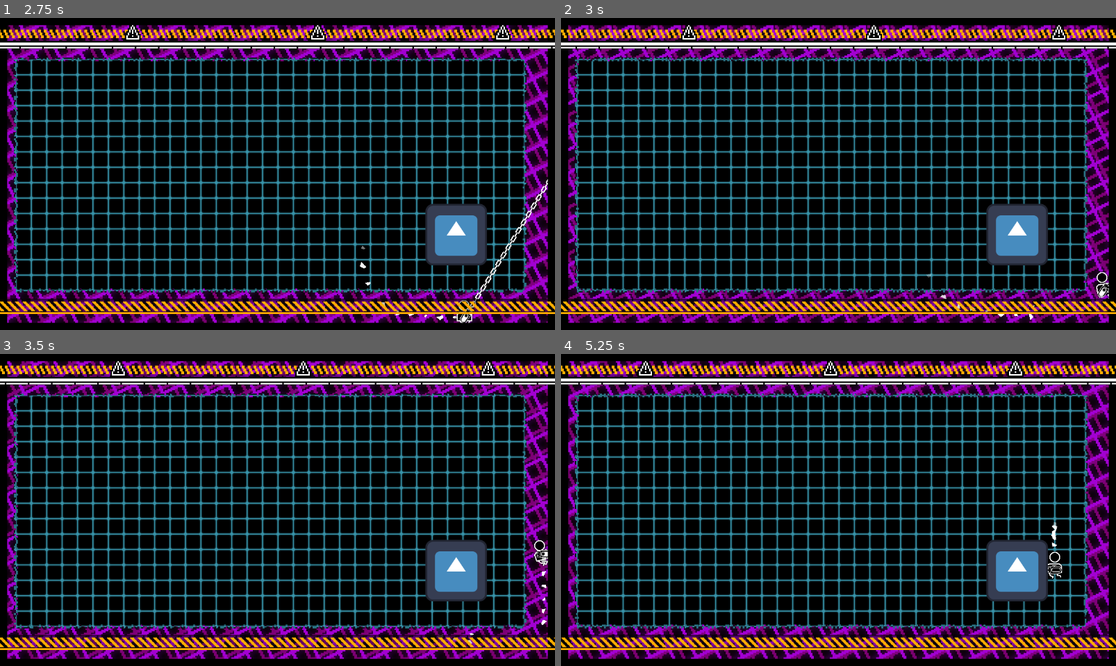
Above: before the commit, frames 1-4 (two rows, left to right).
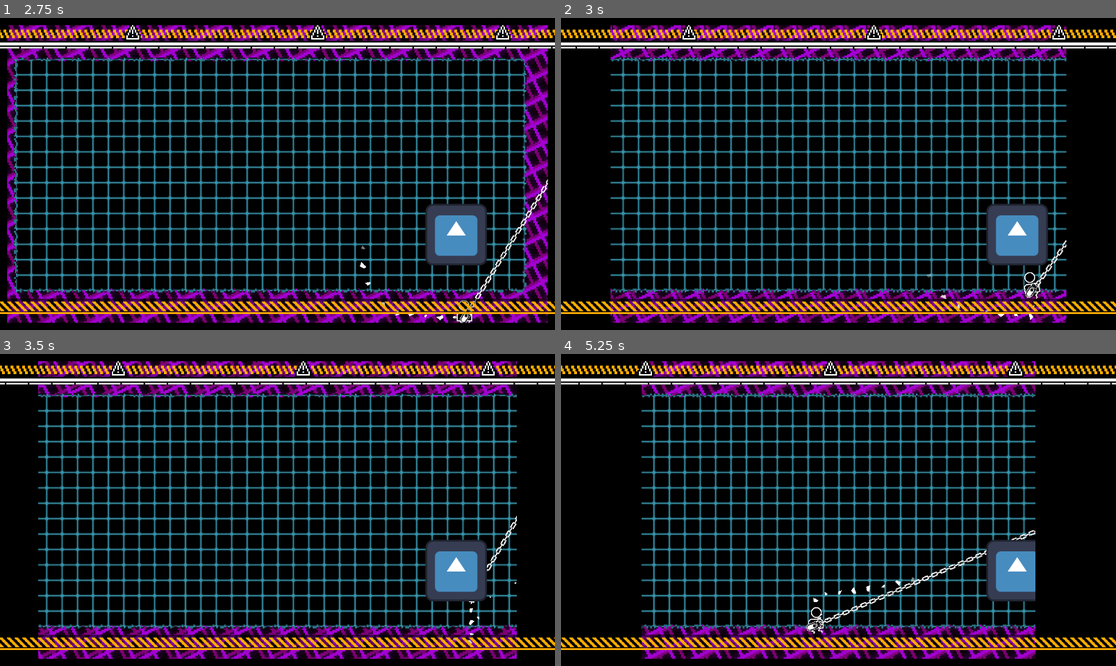
Above: after the commit, the same moments.

Repository: SomeSortOfSam/Hardest_Drive
Game: Godot game, scene res://scenes/gamplay.tscn
Same seed, same stepped clock (60 frames per second), same inputs: the game is played once before the commit and once after it. The engine's default icon, where the game draws it, is replaced by a stand-in: a white triangle on a blue panel in a dark square. Sound files missing from this copy of the repository are replaced by a short silence.
Inputs (mouse positions are in pixels of both pictures, inside the frame that each line leads up to):
- Up to frame 1 (2.75 s): move the mouse to (399, 158) at 0.52 s; hold D (player_right) 0.53-1.28 s; click (399, 158) at 0.67 s; move the mouse to (166, 189) at 1.27 s; hold S (player_down) 1.28-2.03 s; move the mouse to (333, 105) at 2.02 s; hold D (player_right) from 2.03 s (still down)
- Up to frame 2 (3 s): move the mouse to (810, 236) at 2.77 s; release D (player_right) at 2.78 s; hold W (player_up) from 2.78 s (still down); click (810, 236) at 2.92 s
- Up to frame 3 (3.5 s): keep holding W (player_up)
- Up to frame 4 (5.25 s): move the mouse to (1005, 556) at 3.52 s; release W (player_up) at 3.53 s; hold A (player_left) 3.53-5.03 s; move the mouse to (672, 463) at 4.27 s; move the mouse to (866, 510) at 5.02 s; hold S (player_down) from 5.03 s (still down); click (866, 510) at 5.17 s

Frame 1 is identical in both runs. In frame 2, 8.9% of the frame differs, in the area x 1-99%, y 2-98%; in frame 3, 6.9%; in frame 4, 14%.

Commit message:
Fixed that pulling towards physics objects happened on letterbox

Diff:
--- a/project.godot
+++ b/project.godot
@@ -54,8 +54,11 @@
 [layer_names]
 
 2d_physics/layer_1="LetterBoxes"
+2d_physics/layer_2="Barriers"
 2d_physics/layer_3="HurtBoxes"
 2d_physics/layer_4="HitBoxes"
+2d_physics/layer_5="TileMap"
+2d_physics/layer_6="SceneObjects"
 
 [rendering]
 
--- a/scenes/gamplay.tscn
+++ b/scenes/gamplay.tscn
@@ -1079,6 +1079,8 @@
 texture_mode = 1
 
 [node name="StaticBody2D" type="StaticBody2D" parent="Camera2D"]
+collision_layer = 2
+collision_mask = 0
 
 [node name="CollisionPolygon2D" type="CollisionPolygon2D" parent="Camera2D/StaticBody2D"]
 
@@ -1160,16 +1162,17 @@
 stretch_mode = 1
 flip_h = true
 
-[node name="StaticBody2D" type="StaticBody2D" parent="."]
+[node name="Box" type="StaticBody2D" parent="."]
 position = Vector2(947, 450)
+collision_layer = 32
 collision_mask = 0
 metadata/_edit_group_ = true
 
-[node name="CollisionShape2D" type="CollisionShape2D" parent="StaticBody2D"]
+[node name="CollisionShape2D" type="CollisionShape2D" parent="Box"]
 position = Vector2(-1.5, 0)
 shape = SubResource("RectangleShape2D_po2po")
 
-[node name="Sprite2D" type="Sprite2D" parent="StaticBody2D"]
+[node name="Sprite2D" type="Sprite2D" parent="Box"]
 z_index = -1
 texture = ExtResource("8_0o7v7")
 
--- a/scenes/player.tscn
+++ b/scenes/player.tscn
@@ -420,6 +420,8 @@
 
 [node name="Player" type="CharacterBody2D"]
 texture_filter = 1
+collision_layer = 0
+collision_mask = 34
 script = ExtResource("1_0okmc")
 drone_track = ExtResource("2_nppxa")
 droneless_track = ExtResource("3_6a6uj")
@@ -481,6 +483,7 @@
 
 [node name="RayCast2D" type="RayCast2D" parent="."]
 target_position = Vector2(0, -5000)
+collision_mask = 33
 collide_with_areas = true
 
 [node name="ShootAnimator" type="AnimationPlayer" parent="."]
--- a/scripts/player.gd
+++ b/scripts/player.gd
@@ -112,9 +112,12 @@
 	create_fire_harpoon_tween()
 	harpoon_direction = sprite.rotation
 	shoot_animator.play("HarpoonOut")
-	if ray_cast.get_collider() and ray_cast.get_collider().has_method("_on_player_pull_requested"):
-		harpoon_target = ray_cast.get_collider()
-		pull_requested.connect(harpoon_target._on_player_pull_requested)
+	if ray_cast.get_collider():
+		harpoon_target = null
+		print(ray_cast.get_collider())
+		if ray_cast.get_collider().has_method("_on_player_pull_requested"):
+			harpoon_target = ray_cast.get_collider()
+			pull_requested.connect(harpoon_target._on_player_pull_requested)
 
 func rotation_to_direction(the_roatation : float) -> Vector2:
 	if the_roatation < 0:
Not shown: 1 places in scenes/gamplay.tscn that only renumber resources
